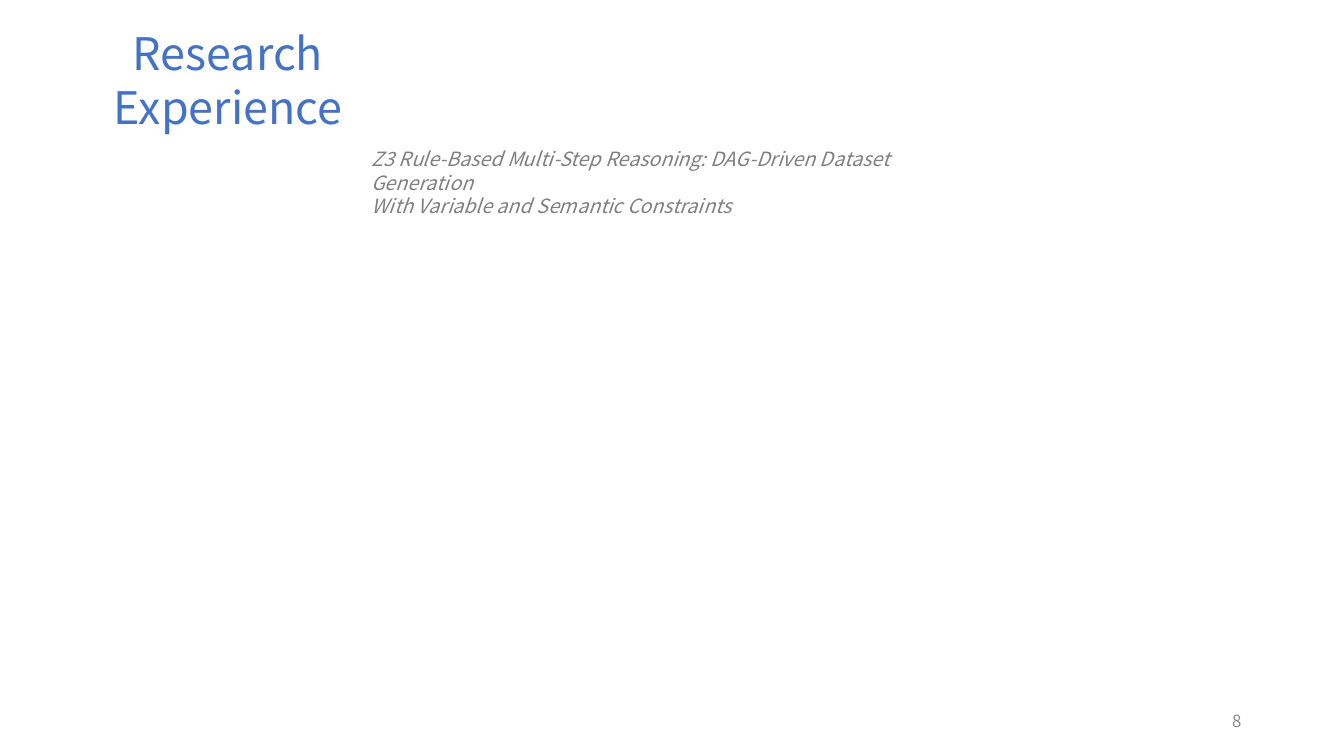
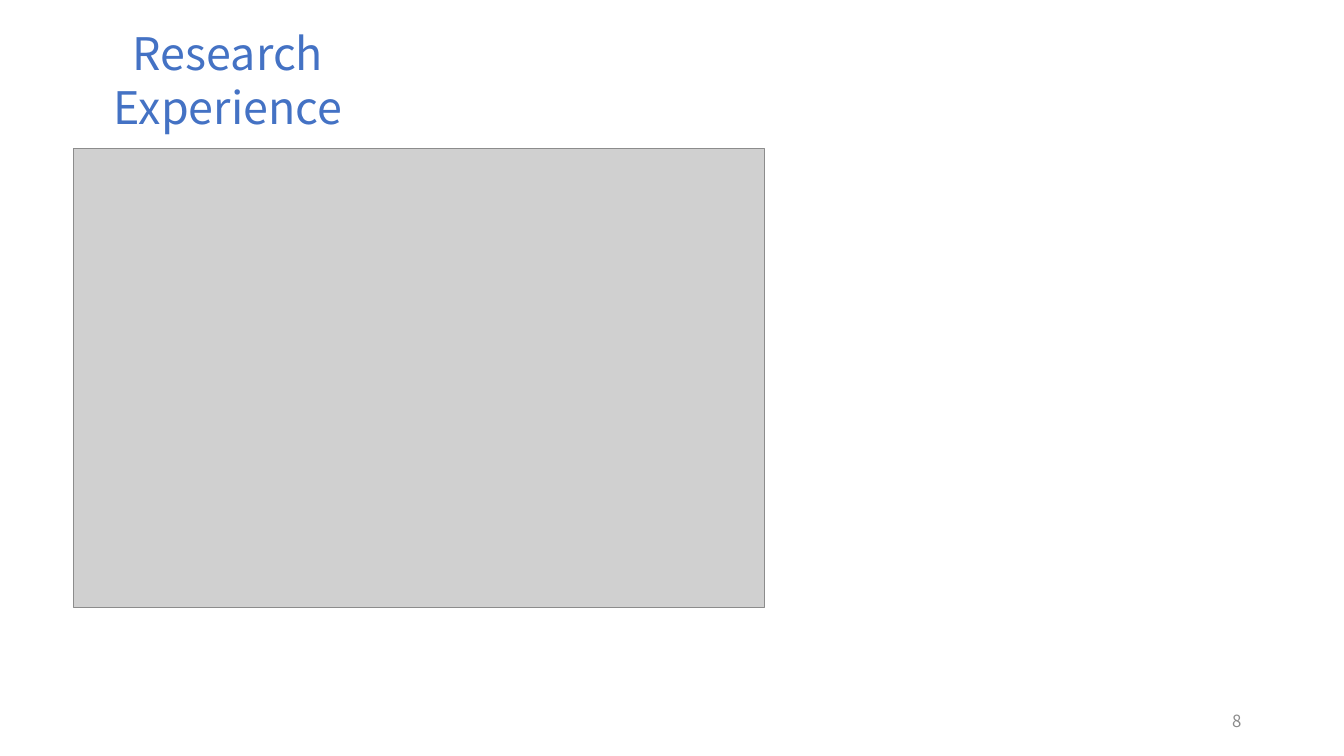
Before and after one commit to FriderickYu/Z3_Ex, a slide deck: slide 8 of Presentation.pptx. Drawn at 1344x756 pixels with LibreOffice and Linux fonts; fonts in the diff are those of the drawing; grey boxes stand for pictures. Boxes give left, top, right and bottom in pixels: in the first picture for what was removed or moved away, otherwise in the second. Text is boxed around its words. In the diff, an @@ line names an element or a change of style, - is before the commit and + after.

```diff
--- a/Presentation.pptx
+++ b/Presentation.pptx
@@ picture added at [74, 148, 764, 607] @@
@@ text removed at [371, 150, 890, 213] @@
-Z3 Rule-Based Multi-Step Reasoning: DAG-Driven Dataset Generation
-With Variable and Semantic Constraints
```
Also in this commit, not shown: 6 other slides changed, 1 slide added, 1 slide removed, 5 other files.
